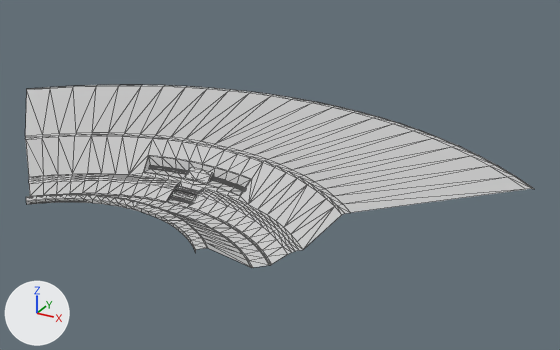
Renders of the FBX model Assets/Prefabs/Hall_CentralRing.FBX from each side of a commit.
Both versions are drawn from a camera (50 mm lens) standing at (16.21, -13.81, 10.54) and looking at (2.34, 11.41, -2.07). The axes (+X, +Y, +Z) are drawn at lower left. The lights are the same throughout. Mesh edges are drawn as thin lines. Where no turn or scale is listed for an object, it has been applied to the vertices.

The first picture shows 'CentralRing'.
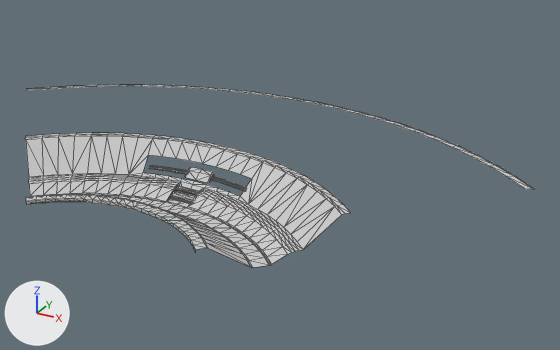
Edits to the scene script, one JSON object a line:
```json
{"block": "me_mesh", "where": "# used by ob_centralring; location = (0.0, 0.0, -1.48)"}
{"op": "remove", "block": "me_mesh", "code": "me_mesh.from_pydata(...)  # 748 vertices, 1278 faces; spans x -12.1..12.1, y 3.6..17.1, z -0.9..0.7"}
{"op": "add", "block": "me_mesh", "code": "me_mesh.from_pydata(...)  # 721 vertices, 1160 faces; spans x -12.1..12.1, y 3.6..17.1, z -0.9..0.7"}
{"block": "me_mesh", "change": "me_mesh part 1"}
{"block": "me_mesh", "change": "27 vertices are removed from x -2.4..2.4, y 8.5..9.4, z -0.3..0.2"}
{"block": "me_mesh", "change": "151 faces are deleted"}
{"block": "me_mesh", "change": "33 new faces join them"}
{"op": "remove", "block": "me_mesh", "code": "me_mesh.materials.append(mat_hall_centralring_belt)  # light grey #cacaca"}
```

What differs and where, as boxes (x1, y1, x2, y2) in the pictures (560 x 350 px):
```json
{"part": 1, "of": "me_mesh", "change": "cut back", "before": [25, 86, 526, 213], "after": [144, 173, 214, 185]}
```
